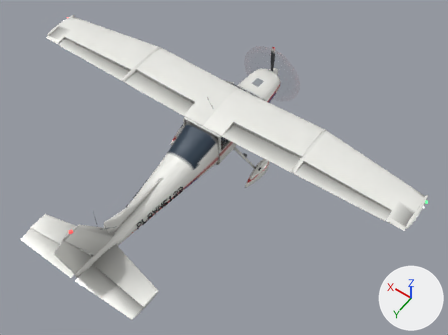
An edit to the glTF model public/models/c172.glb, drawn before and after from the same camera.
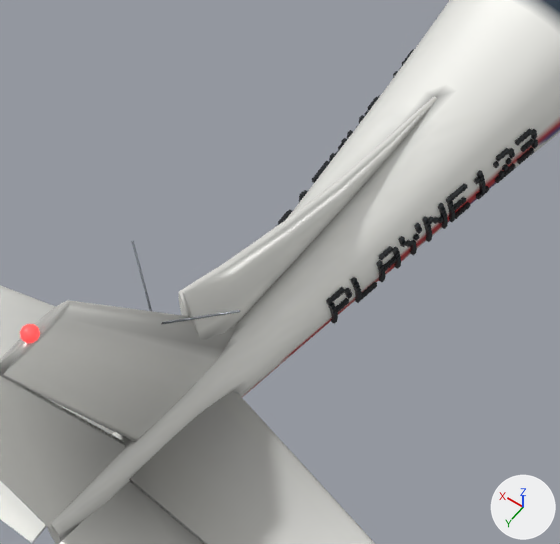
There are two pictures of each version: one whole from a camera (50 mm lens) standing at (-6.52, 8.97, 13.63) and looking at (-0.9, 1.1, 1.25), one close up on the part from 14% to 42% of the width and 47% to 83% of the height. Every picture has the same lights, and +X, +Y and +Z are marked at lower right. The older version's two pictures come first. Where no turn or scale is listed for an object, it has been applied to the vertices. Vertices at exactly the same position are counted once.

The first close-up shows 'body', 'elevL', 'elevR', 'rudder' and 1 more.
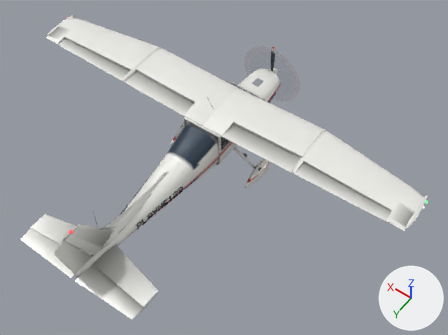
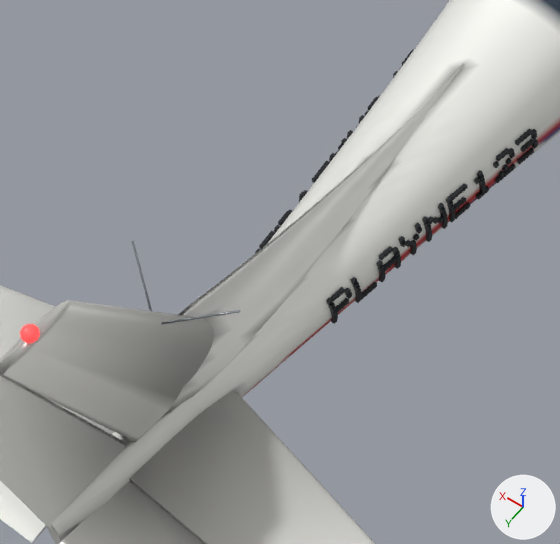
Edits to the scene script, one JSON object a line:
```json
{"block": "me_body", "where": "# used by ob_body; location = (0.0, 0.0, 0.0)"}
{"op": "remove", "block": "me_body", "code": "me_body.from_pydata(...)  # 12627 vertices, 23034 faces; spans x -5.61..5.61, y -2.8..5.5, z 0.07..2.8"}
{"op": "add", "block": "me_body", "code": "me_body.from_pydata(...)  # 12911 vertices, 23602 faces; spans x -5.61..5.61, y -2.8..5.5, z 0.07..2.8"}
{"block": "me_body", "change": "me_body part 1: 96 vertices removed from x -0.05..0.05, y 2.5..4.4, z 1.4..2.05; 380 vertices added at x -0.17..0.17, y 2.25..4.95, z 1.31..2.59"}
{"block": "me_body", "change": "me_body part 2: 551 kept faces spanning x -1.73..1.73, y 2.2..5.34, z 1.22..2.72 get new vertex colours"}
```

Changed parts and their boxes [x1, y1, x2, y2] in the close-ups (560 x 544 px):
```json
{"part": 1, "of": "me_body", "change": "reshaped", "before": [178, 96, 437, 340], "after": [122, 63, 464, 442]}
{"part": 2, "of": "me_body", "change": "edited", "before": [0, 57, 481, 544], "after": [0, 57, 481, 544], "on screen": "looks the same"}
```
